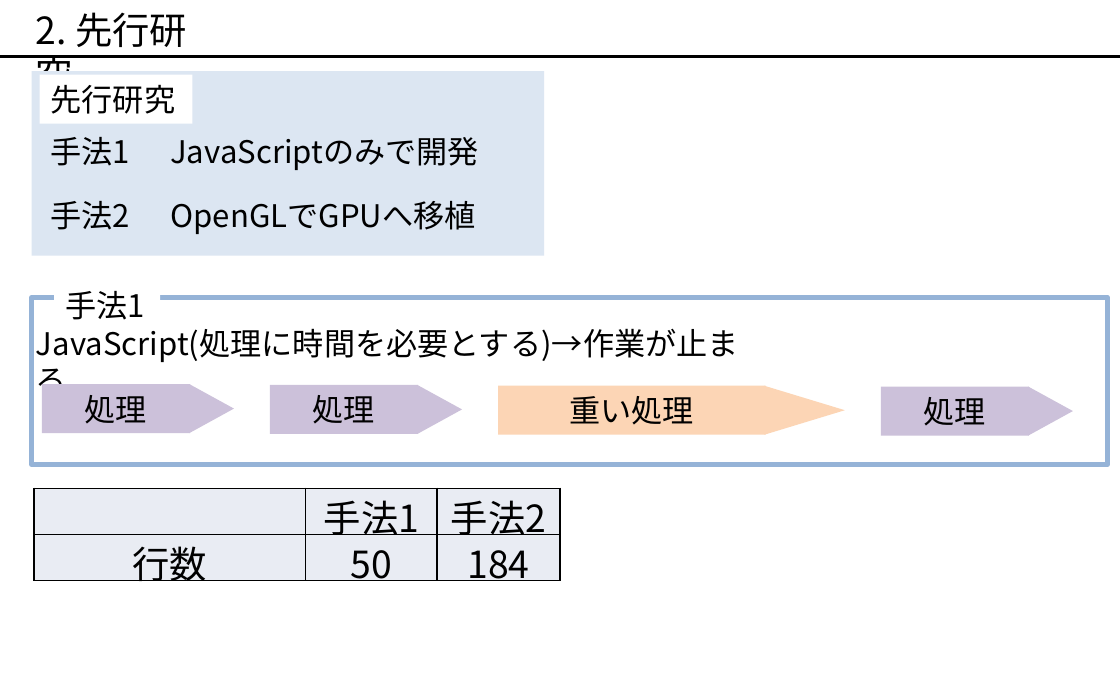
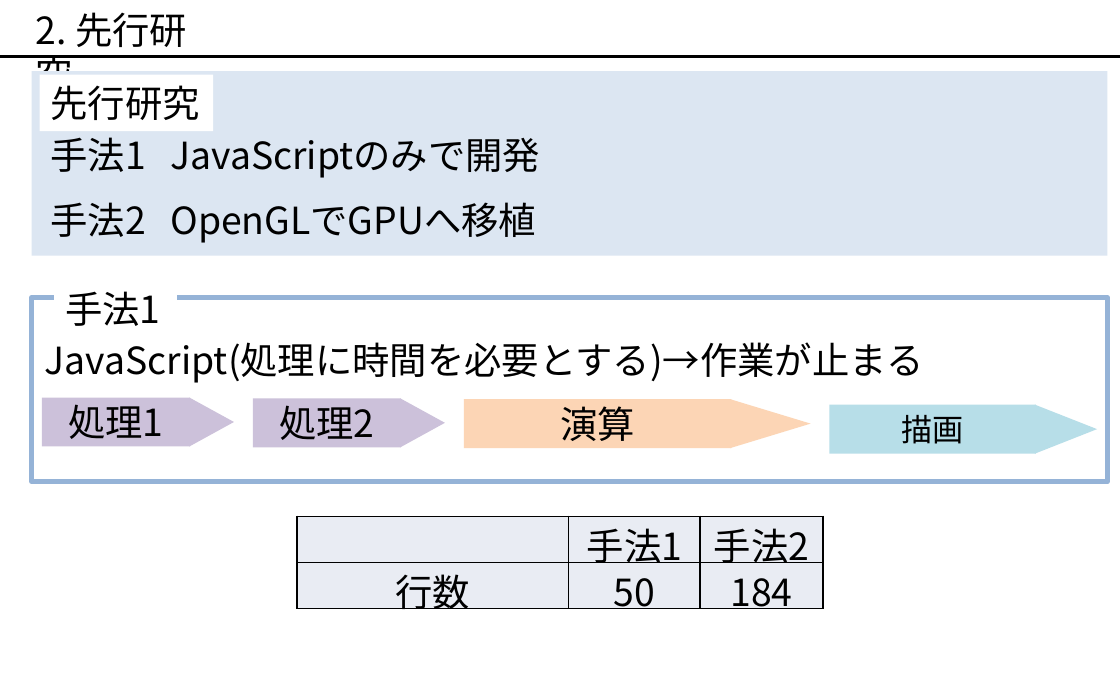
Before and after one commit to okmtaoo/-, a slide deck: slide 3 of presentation/出す.pptx. Drawn at 1120x700 pixels with LibreOffice and Linux fonts; fonts in the diff are those of the drawing. Boxes give left, top, right and bottom in pixels: in the first picture for what was removed or moved away, otherwise in the second. Text is boxed around its words. In the diff, an @@ line names an element or a change of style, - is before the commit and + after.

```diff
--- a/presentation/出す.pptx
+++ b/presentation/出す.pptx
@@ rectangle: place and size @@
-rectangle at [31,71,543,255]
+rectangle at [31,71,1107,255]
@@ rectangle "先行研究": place and size @@
-rectangle "先行研究" at [39,75,193,124]
+rectangle "先行研究" at [39,75,213,131]
@@ rectangle: place and size @@
-rectangle at [31,297,1107,464]
+rectangle at [31,297,1107,482]
@@ size 20 to 24 pt in 7 elements at [51,202,146,237], [51,137,146,172], [39,75,213,131], [65,291,160,326], [170,202,536,243], [170,138,540,178], [45,342,924,383] @@
@@ text "JavaScript(処理に時間を必要とする)→作業が止まる": place and size @@
-text "JavaScript(処理に時間を必要とする)→作業が止まる" at [36,328,739,362]
+text "JavaScript(処理に時間を必要とする)→作業が止まる" at [45,342,924,383]
@@ rectangle removed at [880,386,1028,436] @@
-処理
@@ rectangle "処理1": place and size @@
-rectangle "処理1" at [41,384,189,433]
+rectangle "処理1" at [41,398,189,447]
@@ text in rectangle at [68,404,163,439]: text changed; size 20 to 24 pt @@
-処理
+処理1
@@ triangle: place and size @@
-triangle at [189,384,234,433]
+triangle at [189,398,234,447]
@@ rectangle "処理2": place and size @@
-rectangle "処理2" at [270,385,418,435]
+rectangle "処理2" at [253,399,401,448]
@@ text in rectangle at [279,405,374,440]: text changed; size 20 to 24 pt @@
-処理
+処理2
@@ triangle: place and size @@
-triangle at [418,385,463,435]
+triangle at [400,399,445,448]
@@ rectangle "演算": place and size @@
-rectangle "演算" at [498,385,766,435]
+rectangle "演算" at [464,399,731,448]
@@ text in rectangle at [560,406,635,441]: text changed; size 20 to 24 pt @@
-重い処理
+演算
@@ triangle: place and size @@
-triangle at [764,385,844,435]
+triangle at [730,399,811,448]
@@ rectangle added at [830,404,1036,454], fill #B7DEE8, 20 pt, text #000000 @@
+描画
@@ triangle: place and size @@
-triangle at [1028,386,1073,436]
+triangle at [1035,404,1097,453]
@@ triangle at [1035,404,1097,453]: fill #CCC1DA to #B7DEE8 @@
@@ table: place and size @@
-table at [34,488,560,585]
+table at [297,516,823,613]
```
Also in this commit, not shown: 8 other slides changed, 4 slides added, 6 slides removed, 1 other file.
